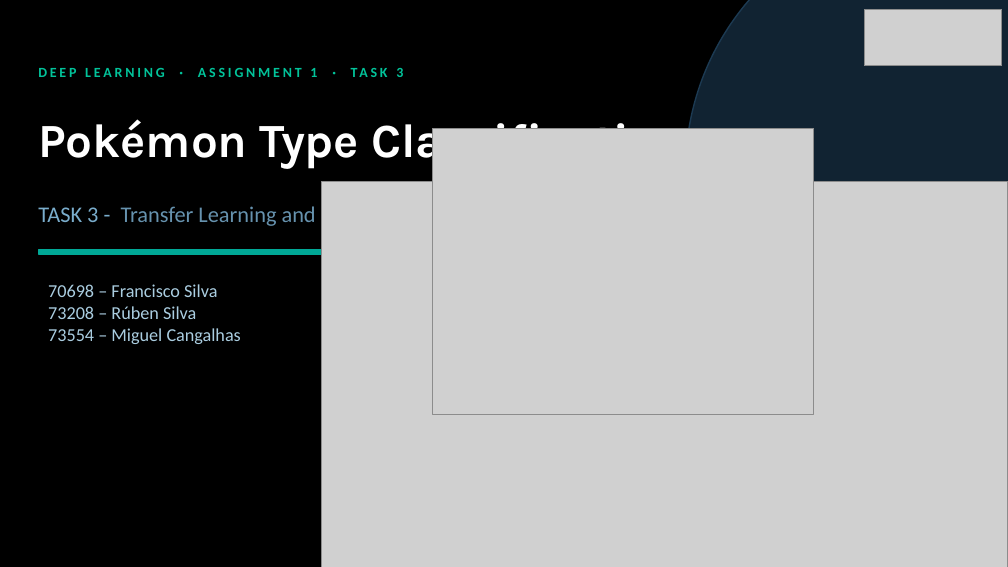
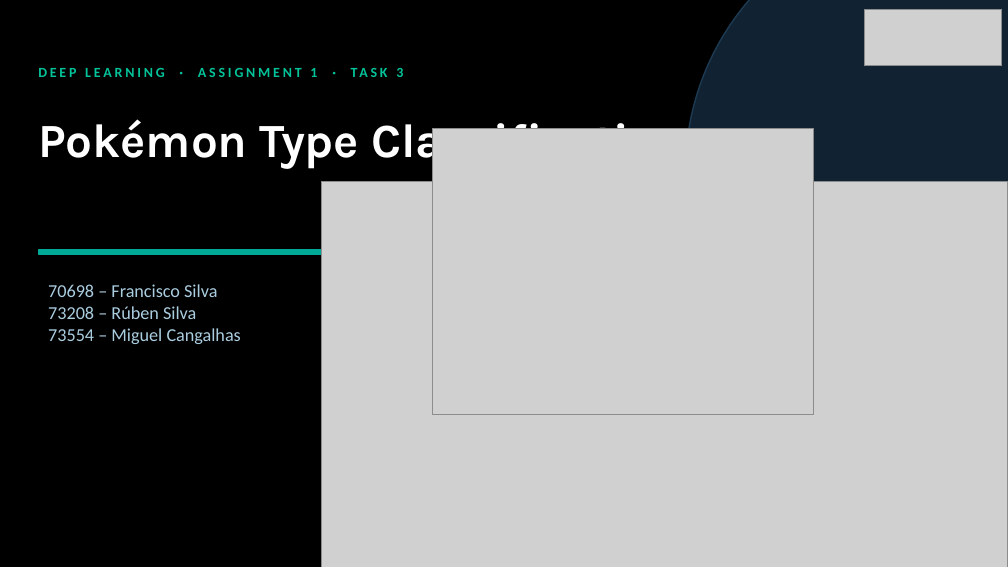
Before and after one commit to fmssilva/DL_Proj, a slide deck: slide 85 of assignment_1/task3/Task3_report.pptx (slide 28 before the commit). Drawn at 1008x567 pixels with LibreOffice and Linux fonts; fonts in the diff are those of the drawing; grey boxes stand for pictures; background and template pictures are left out. Boxes give left, top, right and bottom in pixels: in the first picture for what was removed or moved away, otherwise in the second. Text is boxed around its words. In the diff, an @@ line names an element or a change of style, - is before the commit and + after.

```diff
--- a/assignment_1/task3/Task3_report.pptx
+++ b/assignment_1/task3/Task3_report.pptx
@@ text removed at (121,68,426,228) @@
-TASK 3 - Transfer Learning and Fine-Tuning
```
Also in this commit, not shown: 4 other slides changed, 57 slides added.
